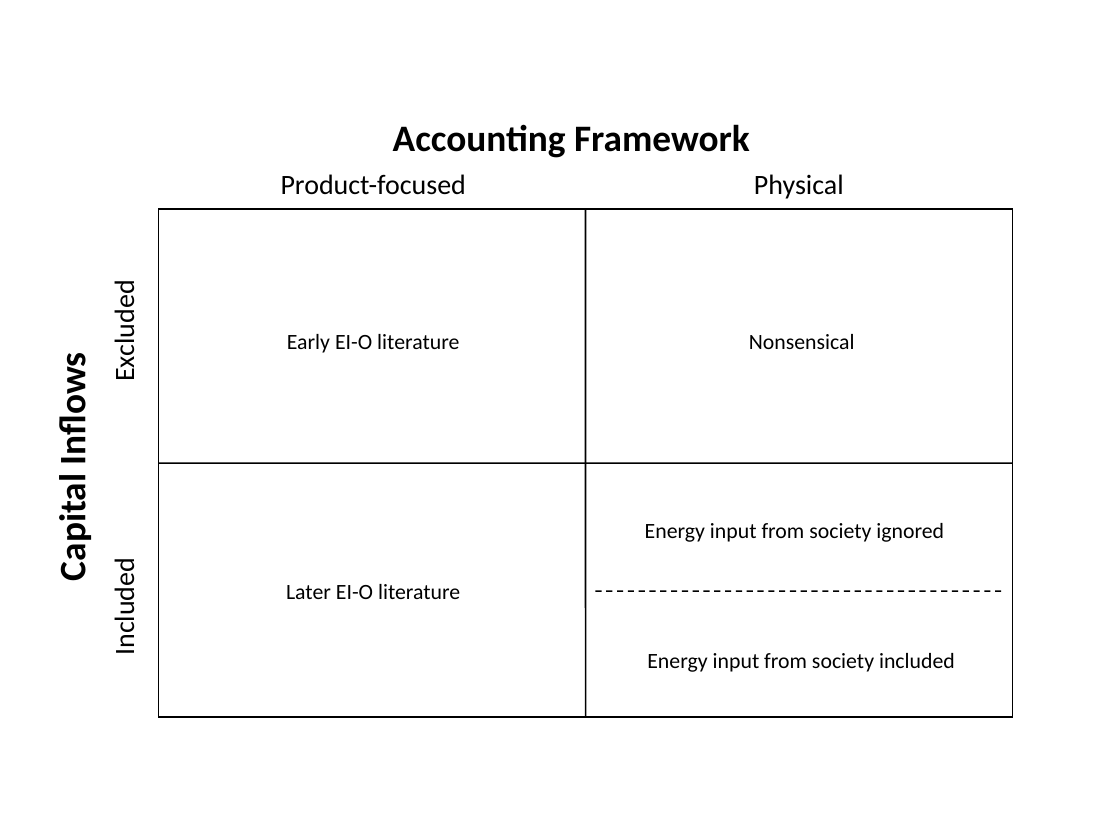
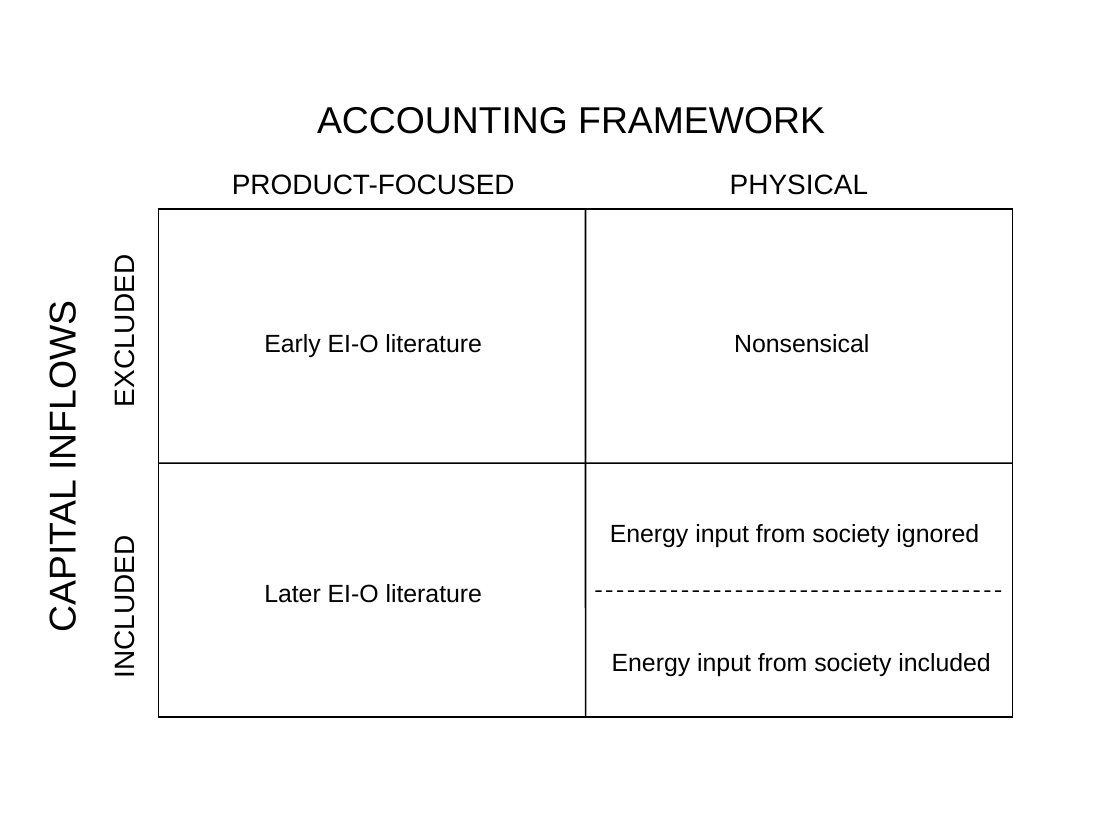
Before and after one commit to MatthewHeun/Dynamic-IO-Modeling, a slide deck: slide 1 of Manuscript/Book_take_2/Part_3/Chapter_Implications/Images/Grid.ppt. Drawn at 1120x840 pixels with LibreOffice and Linux fonts; fonts in the diff are those of the drawing. Boxes give left, top, right and bottom in pixels: in the first picture for what was removed or moved away, otherwise in the second. Text is boxed around its words. In the diff, an @@ line names an element or a change of style, - is before the commit and + after.

```diff
--- a/Manuscript/Book_take_2/Part_3/Chapter_Implications/Images/Grid.ppt
+++ b/Manuscript/Book_take_2/Part_3/Chapter_Implications/Images/Grid.ppt
@@ text at [317, 107, 825, 134]: text changed; font Calibri to Arial; bold off @@
-Accounting Framework
+ACCOUNTING FRAMEWORK
@@ text at [232, 174, 515, 195]: text changed; font Calibri to Arial @@
-Product-focused
+PRODUCT-FOCUSED
@@ text at [730, 174, 868, 195]: text changed; font Calibri to Arial @@
-Physical
+PHYSICAL
@@ text at [109, 270, 140, 402]: text changed; font Calibri to Arial @@
-Excluded
+EXCLUDED
@@ text at [42, 318, 84, 628]: text changed; font Calibri to Arial; bold off @@
-Capital Inflows
+CAPITAL INFLOWS
@@ size 14 to 16 pt, font Calibri to Arial in 5 elements at [264, 584, 483, 603], [734, 334, 869, 353], [610, 524, 979, 547], [612, 653, 990, 676], [264, 334, 482, 357] @@
@@ text "Early EI-O literature": place and size @@
-text "Early EI-O literature" at [287, 334, 459, 353]
+text "Early EI-O literature" at [264, 334, 482, 357]
@@ text "Nonsensical": place and size @@
-text "Nonsensical" at [749, 334, 855, 349]
+text "Nonsensical" at [734, 334, 869, 353]
@@ text "Energy input from society ignored": place and size @@
-text "Energy input from society ignored" at [645, 523, 944, 542]
+text "Energy input from society ignored" at [610, 524, 979, 547]
@@ text at [109, 549, 140, 674]: text changed; font Calibri to Arial @@
-Included
+INCLUDED
@@ text "Later EI-O literature": place and size @@
-text "Later EI-O literature" at [286, 584, 460, 599]
+text "Later EI-O literature" at [264, 584, 483, 603]
@@ text "Energy input from society included": place and size @@
-text "Energy input from society included" at [647, 653, 955, 672]
+text "Energy input from society included" at [612, 653, 990, 676]
```
Also in this commit, not shown: 58 other files.
